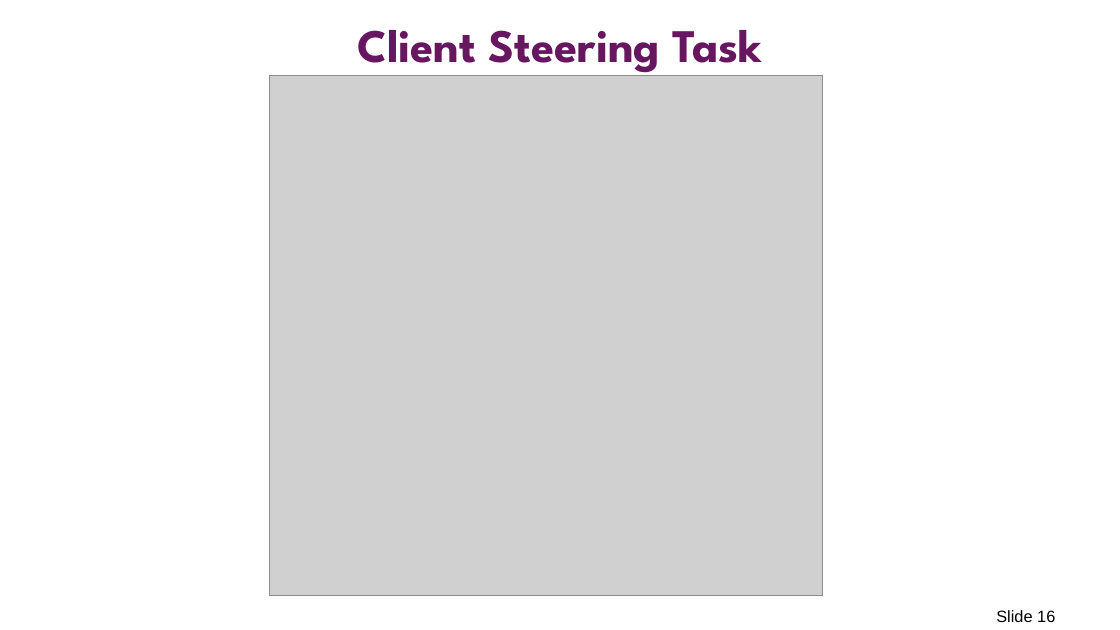
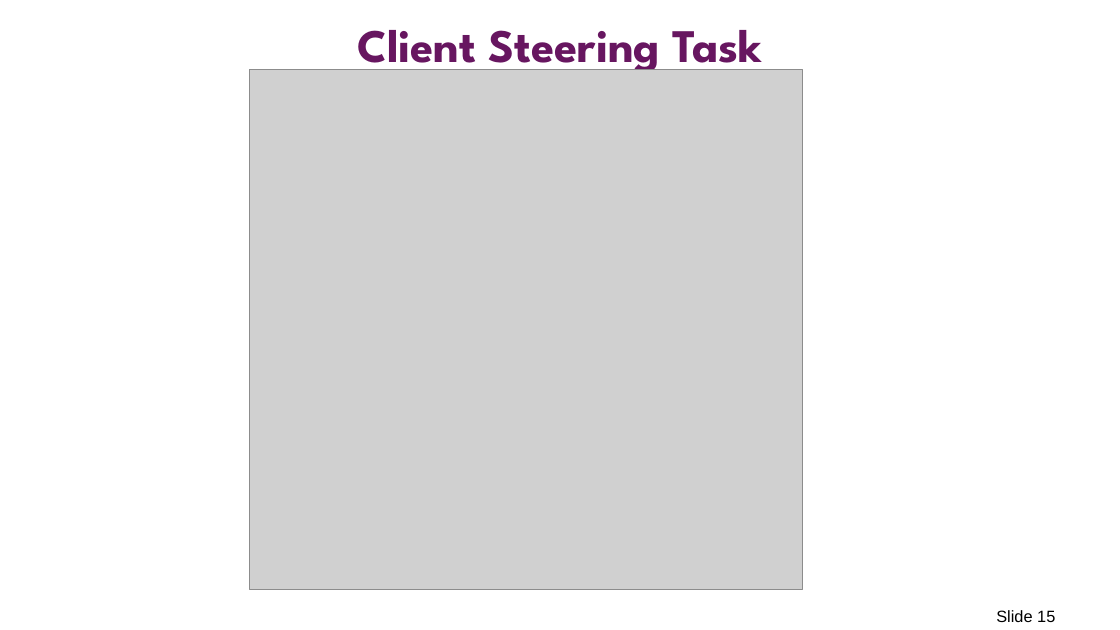
Before and after one commit to prplfoundation/prplMesh, a slide deck: slide 15 of documentation/prplMesh-infra-controller.pptx (slide 16 before the commit). Drawn at 1120x630 pixels with LibreOffice and Linux fonts; fonts in the diff are those of the drawing; grey boxes stand for pictures. Boxes give left, top, right and bottom in pixels: in the first picture for what was removed or moved away, otherwise in the second. Text is boxed around its words. In the diff, an @@ line names an element or a change of style, - is before the commit and + after.

```diff
--- a/documentation/prplMesh-infra-controller.pptx
+++ b/documentation/prplMesh-infra-controller.pptx
@@ picture: place and size @@
-picture at box(270, 76, 823, 596)
+picture at box(249, 70, 802, 590)
@@ page number at box(996, 610, 1055, 622): text changed @@
-Slide 16
+Slide 15
```
Also in this commit, not shown: 5 other slides changed, 1 slide added, 2 slides removed.
